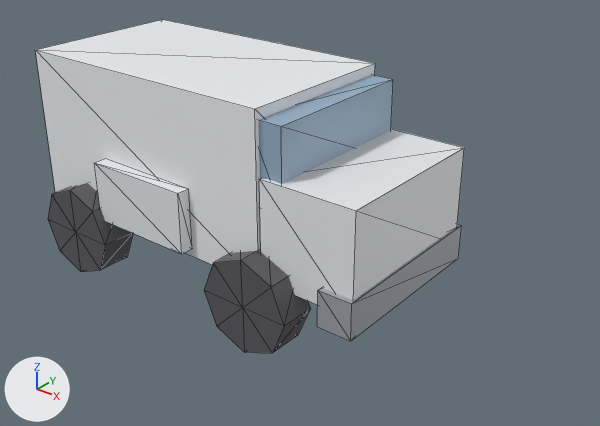
The glTF model public/studio/v2.15.0/d_van/model.glb, before and after one commit.
Both versions are drawn from a camera (50 mm lens) standing at (6.32, -6.53, 3.82) and looking at (1.03, 0.08, -0.28). Lighting does not change. The marker at lower left points along +X, +Y and +Z. The first picture is the older version. Mesh edges are drawn as thin lines. Where no turn or scale is listed for an object, it has been applied to the vertices.

The first picture shows 'part0', 'part1', 'part2', 'part4', 'part5', 'part7', 'part9'.
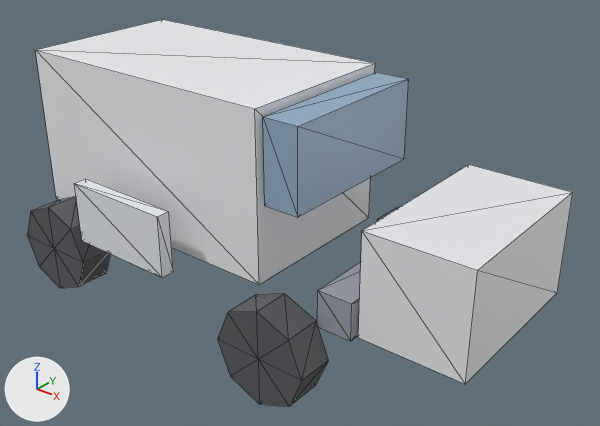
Boxes (x1, y1, x2, y2) around the edits, measured in the pictures (600 x 426 px):
'part1', moved
    before: (259, 129, 464, 305)
    after: (358, 164, 573, 384)
'part2', moved
    before: (259, 75, 393, 184)
    after: (263, 72, 409, 217)
'part7', moved
    before: (204, 249, 310, 353)
    after: (218, 293, 329, 407)
'part4', moved
    before: (95, 159, 192, 254)
    after: (74, 179, 173, 278)
'part9', moved
    before: (48, 183, 133, 272)
    after: (27, 196, 110, 288)

The change in detail:
me_geometry_1 is used by ob_part1; location (0.0, 0.0, 0.0).
me_geometry_1 had 8 vertices, 12 faces and spanned x 1.38..2.53, y -0.99..0.99, z -0.56..0.6.
me_geometry_1 now has 8 vertices, 12 faces and spans x 2.59..3.74, y -0.99..0.99, z -0.73..0.42.
me_geometry_1 part 1: the whole mesh is moved by (1.22, 0.0, -0.17).
me_geometry_2 is used by ob_part2; location (0.0, 0.0, 0.0).
me_geometry_2 had 8 vertices, 12 faces and spanned x 1.21..1.63, y -0.95..0.95, z 0.26..1.18.
me_geometry_2 now has 8 vertices, 12 faces and spans x 1.4..1.82, y -0.95..0.95, z 0.3..1.22.
me_geometry_2 part 2: the whole mesh is moved by (0.19, 0.0, 0.04).
me_geometry_4 is used by ob_part4; location (0.0, 0.0, 0.0).
me_geometry_4 had 8 vertices, 12 faces and spanned x -0.975..0.375, y -1.15..-0.99, z -0.51..0.21.
me_geometry_4 now has 8 vertices, 12 faces and spans x -0.96..0.39, y -1.462..-1.302, z -0.656..0.064.
me_geometry_4 part 3: the whole mesh is moved by (0.015, -0.312, -0.146).
me_geometry_7 is used by ob_part7; location (0.0, 0.0, 0.0).
me_geometry_7 had 18 vertices, 32 faces and spanned x 0.8..1.9, y -1.26..-0.84, z -1.3..-0.2.
me_geometry_7 now has 18 vertices, 32 faces and spans x 1.241..2.341, y -1.532..-1.112, z -1.585..-0.485.
me_geometry_7 part 4: the whole mesh is moved by (0.441, -0.272, -0.285).
me_geometry_9 is used by ob_part9; location (0.0, 0.0, 0.0).
me_geometry_9 had 18 vertices, 32 faces and spanned x -1.9..-0.8, y -1.26..-0.84, z -1.3..-0.2.
me_geometry_9 now has 18 vertices, 32 faces and spans x -2.09..-0.99, y -1.459..-1.039, z -1.509..-0.409.
me_geometry_9 part 5: the whole mesh is moved by (-0.19, -0.199, -0.209).
